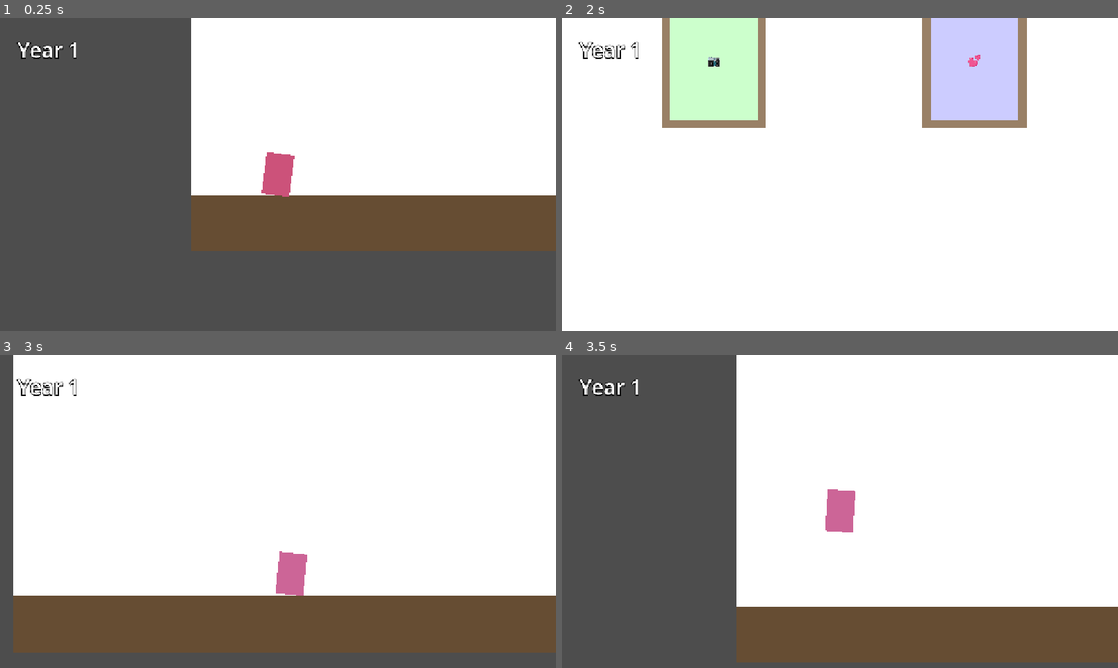
Above: before the commit, frames 1-4 (two rows, left to right).
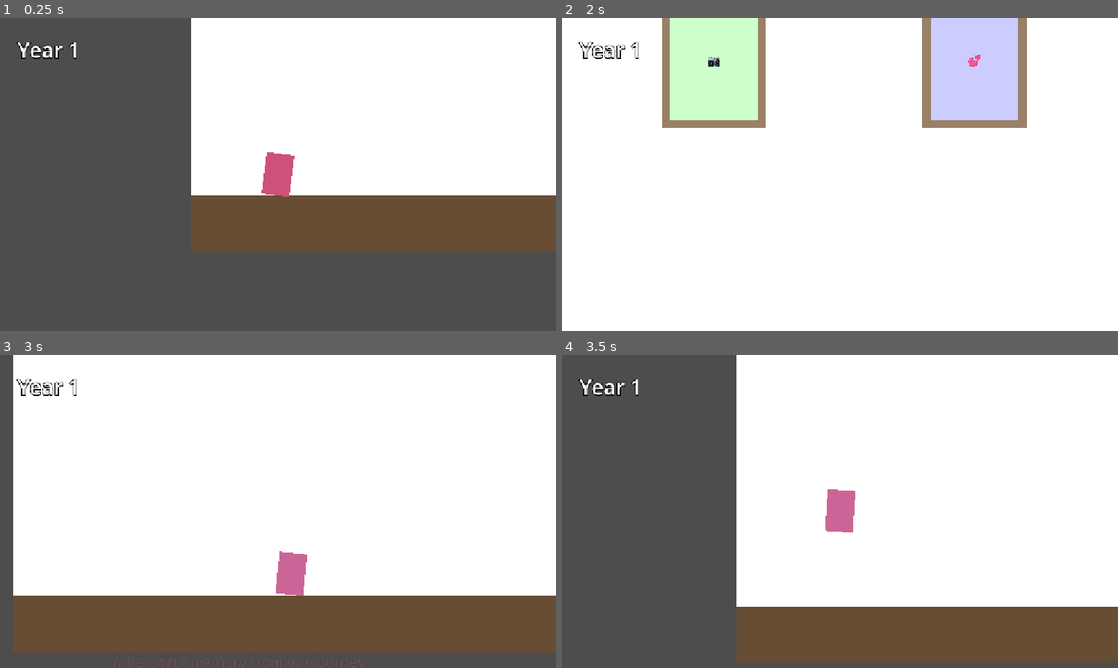
Above: after the commit, the same moments.

Repository: lasse-byte/anniversary-game
Game: Godot game, scene res://room_template.tscn
Two runs of this game, one before a commit and one after it. Both use one fixed random seed, a clock stepped at 60 frames per second and the inputs below. This scene is started directly instead of the project's main scene.
Inputs:
- Up to frame 1 (0.25 s): no input
- Up to frame 2 (2 s): hold D (move_right) from 0.53 s (still down); tap Space (ui_accept) at 0.77, 1.52 s
- Up to frame 3 (3 s): release D (move_right) at 2.03 s; hold A (move_left) from 2.03 s (still down)
- Up to frame 4 (3.5 s): keep holding A (move_left); tap Space (ui_accept) at 3.02 s

Frames 1-2 are identical in both runs. In frame 3, 0.2% of the frame differs, in the area x 20-66%, y 96-100%; in frame 4, nothing differs.

Commit message:
Add pink description text with fade effect to all picture frames
Co-authored-by: lasse-byte <257569380+lasse-byte@users.noreply.github.com>

Diff:
--- a/picture_frame.gd
+++ b/picture_frame.gd
@@ -1,10 +1,18 @@
 extends ColorRect
+
+@export var description_text: String = "A beautiful memory from our journey together"
 
 @onready var picture = $Picture
 @onready var label = $Picture/Label
 @onready var up_arrow = $UpArrow
+@onready var description_label = $DescriptionText
+
+var fade_tween: Tween
 
 func _ready():
+	# Set the description text from the export variable
+	if description_label:
+		description_label.text = description_text
 	# Check if Picture node has a Sprite2D child for custom texture
 	var sprite = picture.get_node_or_null("Sprite2D")
 	if sprite and sprite.texture:
@@ -72,9 +80,41 @@
 		# Arrow removed - no longer shown
 		if body.has_method("add_nearby_frame"):
 			body.add_nearby_frame(self)
+		# Fade in description text
+		fade_in_description_text()
 
 func _on_detection_area_body_exited(body):
 	if body.name == "Player":
 		# Arrow removed - no longer shown
 		if body.has_method("remove_nearby_frame"):
 			body.remove_nearby_frame(self)
+		# Fade out description text
+		fade_out_description_text()
+
+func fade_in_description_text():
+	if not description_label:
+		return
+
+	# Kill any existing tween
+	if fade_tween:
+		fade_tween.kill()
+
+	# Create new tween for fade in
+	fade_tween = create_tween()
+	fade_tween.set_ease(Tween.EASE_OUT)
+	fade_tween.set_trans(Tween.TRANS_CUBIC)
+	fade_tween.tween_property(description_label, "modulate:a", 1.0, 0.5)
+
+func fade_out_description_text():
+	if not description_label:
+		return
+
+	# Kill any existing tween
+	if fade_tween:
+		fade_tween.kill()
+
+	# Create new tween for fade out
+	fade_tween = create_tween()
+	fade_tween.set_ease(Tween.EASE_IN)
+	fade_tween.set_trans(Tween.TRANS_CUBIC)
+	fade_tween.tween_property(description_label, "modulate:a", 0.0, 0.3)
--- a/picture_frame.tscn
+++ b/picture_frame.tscn
@@ -64,5 +64,20 @@
 horizontal_alignment = 1
 vertical_alignment = 1
 
+[node name="DescriptionText" type="Label" parent="."]
+modulate = Color(1, 1, 1, 0)
+offset_left = -100.0
+offset_top = 520.0
+offset_right = 220.0
+offset_bottom = 560.0
+theme_override_colors/font_color = Color(1, 0.412, 0.706, 1)
+theme_override_colors/font_outline_color = Color(0, 0, 0, 1)
+theme_override_constants/outline_size = 3
+theme_override_font_sizes/font_size = 16
+text = "A beautiful memory from our journey together"
+horizontal_alignment = 1
+vertical_alignment = 1
+autowrap_mode = 2
+
 [connection signal="body_entered" from="DetectionArea" to="." method="_on_detection_area_body_entered"]
 [connection signal="body_exited" from="DetectionArea" to="." method="_on_detection_area_body_exited"]
